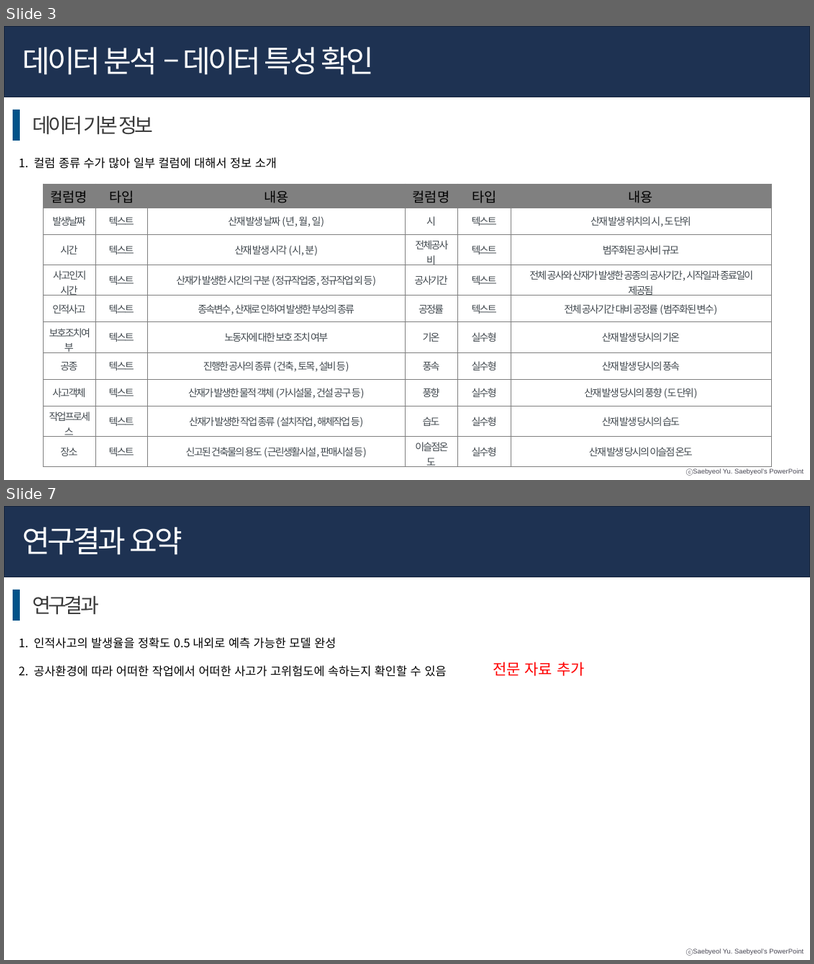
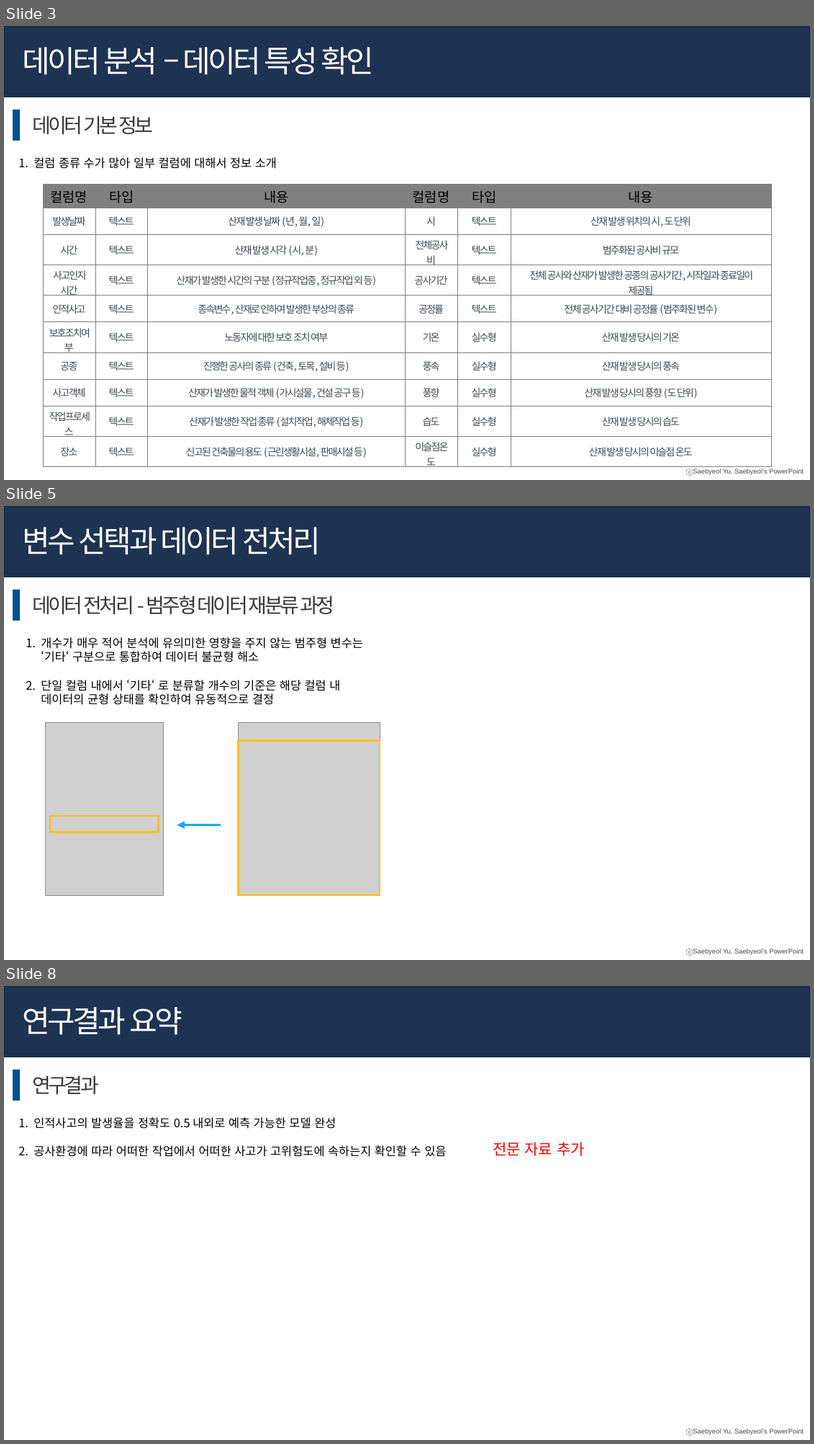
Before and after one commit to hyk2202/mega_final_project, a slide deck: PPT_이진규.pptx. Shown one above the other, each under a label of ours: slides 3 and 7 before the commit, slides 3, 5 and 8 after it; the slides between them are not shown. The pictures are 814x964 and 814x1444 pixels, drawn with LibreOffice and Linux fonts; fonts in the diff are those of the drawing; grey boxes stand for pictures. Boxes give left, top, right and bottom in pixels: in the first picture for what was removed or moved away, otherwise in the second. Text is boxed around its words. In the diff, an @@ line names an element or a change of style, - is before the commit and + after.

```diff
--- a/PPT_이진규.pptx
+++ b/PPT_이진규.pptx
@@ slide 5 added at [4,506,810,960], background #FFFFFF; not listed: 1 template element that a slide beside it also shows @@
@@ rectangle added at [4,506,810,577], fill #1E3252, outline #16253D 1 pt @@
@@ text added at [22,527,321,555], 36 pt, text #FFFFFF @@
+변수 선택과 데이터 전처리
@@ rectangle added at [13,590,20,620], fill #005289 @@
@@ text added at [32,595,334,615], 24 pt, text #393939 @@
+데이터 전처리 - 범주형 데이터 재분류 과정
@@ text added at [41,637,363,705], 14 pt, text #000000 @@
+1. 개수가 매우 적어 분석에 유의미한 영향을 주지 않는 범주형 변수는 ‘기타‘ 구분으로 통합하여 데이터 불균형 해소
+2. 단일 컬럼 내에서 ‘기타‘ 로 분류할 개수의 기준은 해당 컬럼 내 데이터의 균형 상태를 확인하여 유동적으로 결정
@@ picture added at [46,722,164,895] @@
@@ picture added at [239,722,381,895] @@
@@ rectangle added at [239,741,381,895], outline #FFC000 2.25 pt @@
@@ rectangle added at [50,816,158,832], outline #FFC000 2.25 pt @@
@@ arrow added from (221, 825) to (177, 825), #00B0F0 3 pt @@
@@ what was slide 7 is now slide 8 @@
```
Also in this commit, not shown: 5 slides changed, 2 other files.
